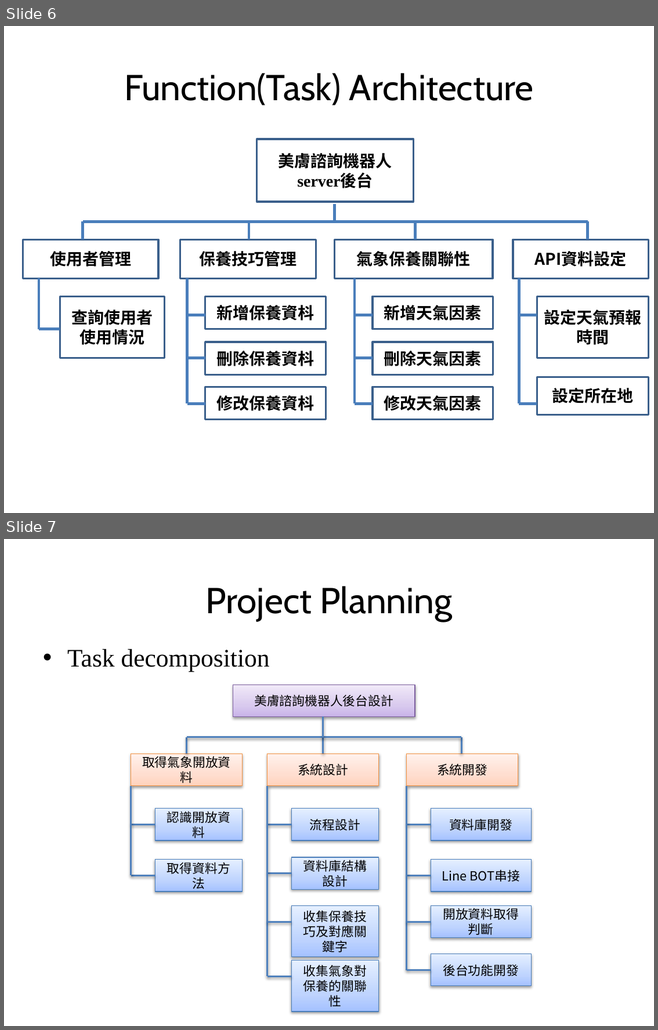
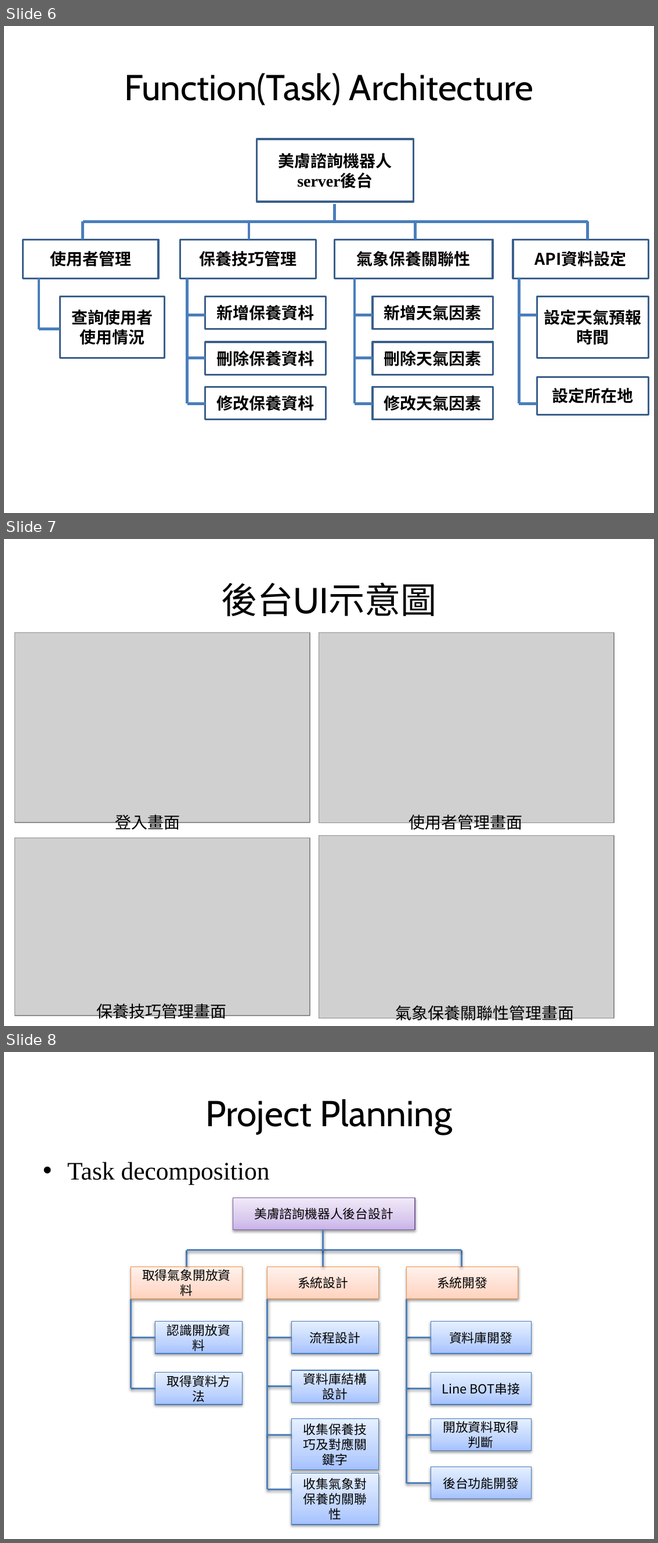
Before and after one commit to poan0627/108_SM_Team4, a slide deck: 軟體品質管理期中專案報告_team4.pptx. Shown one above the other, each under a label of ours: slides 6 and 7 before the commit, slides 6, 7 and 8 after it. The pictures are 658x1030 and 658x1543 pixels, drawn with LibreOffice and Linux fonts; fonts in the diff are those of the drawing; grey boxes stand for pictures. Boxes give left, top, right and bottom in pixels: in the first picture for what was removed or moved away, otherwise in the second. Text is boxed around its words. In the diff, an @@ line names an element or a change of style, - is before the commit and + after.

```diff
--- a/軟體品質管理期中專案報告_team4.pptx
+++ b/軟體品質管理期中專案報告_team4.pptx
@@ slide 7 added at (4,539,654,1026), background #FFFFFF @@
@@ title added at (221,583,437,616), 40 pt, text #000000 @@
+後台UI示意圖
@@ picture added at (14,632,309,823) @@
@@ picture added at (318,632,614,823) @@
@@ text added at (115,815,180,833), 18 pt, text #000000 @@
+登入畫面
@@ text added at (408,815,522,833), 18 pt, text #000000 @@
+使用者管理畫面
@@ picture added at (14,838,309,1016) @@
@@ picture added at (318,836,614,1019) @@
@@ text added at (96,1004,226,1022), 18 pt, text #000000 @@
+保養技巧管理畫面
@@ text added at (396,1005,574,1024), 18 pt, text #000000 @@
+氣象保養關聯性管理畫面
@@ what was slide 7 is now slide 8 @@
```
Also in this commit, not shown: 1 slide changed, 1 other slide added.
